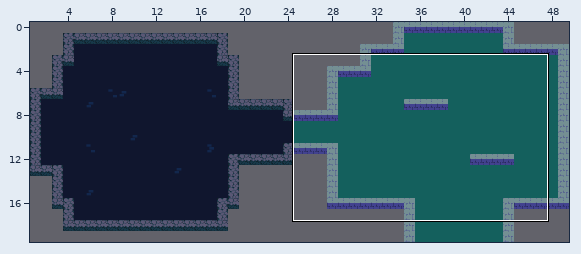
A Tiled map gets an edit: assets/dungeon-32.tmx. The first picture is a wide view before the edit; the outline marks the close-up.
Close-up. First the earlier version:
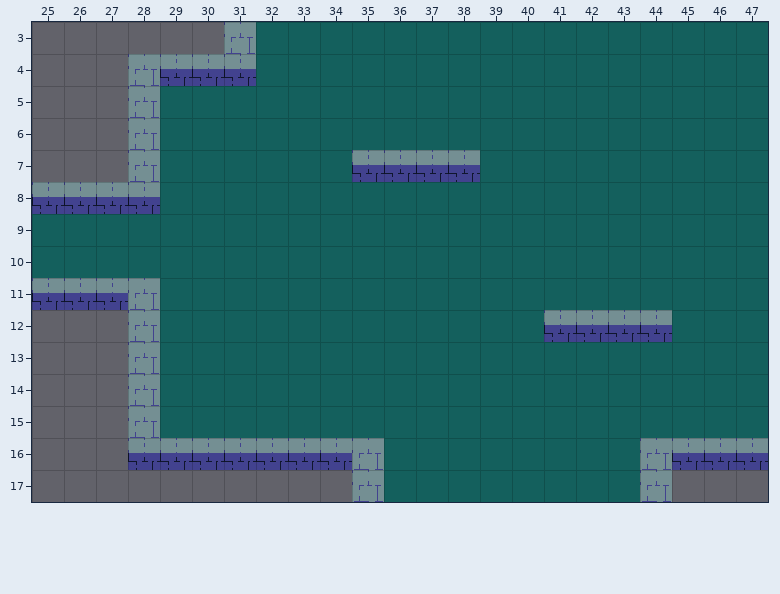
Cells are 32x32 px. Shown: x 25..47, y 3..17.
New version:
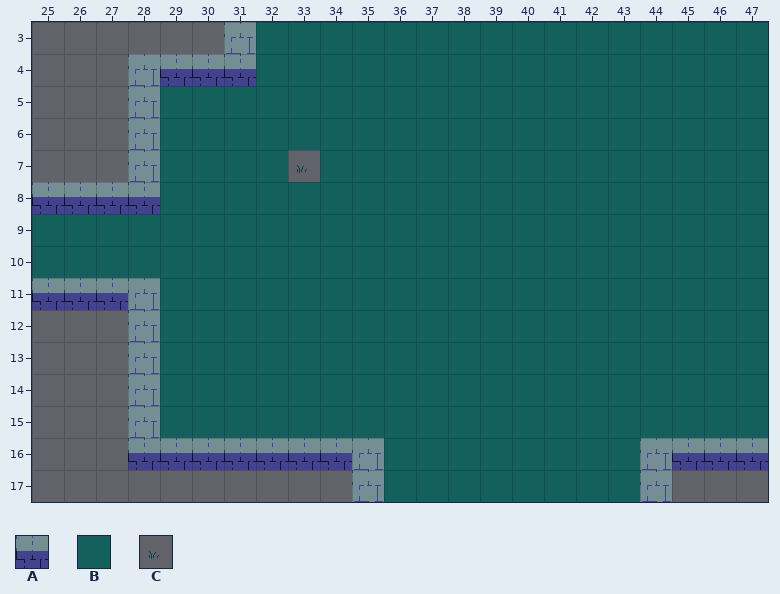
Key: from "tiles-32": A 35, B 89, C 123.
_ is an empty cell.
What changed:
Layer "Floor":
There is now tile B in row 7 at x 35 to 38.
The edit turns tile B into tile C in row 7 at x 33.
Layer "Walls":
Tile A is gone in row 7 at x 35 to 38; in row 12 at x 41 to 44.
Pixel boxes of the changes (left, top, right, bottom) in both close-ups:
changed: (288, 150, 320, 182)
changed: (352, 150, 480, 182)
removed: (544, 310, 672, 342)
